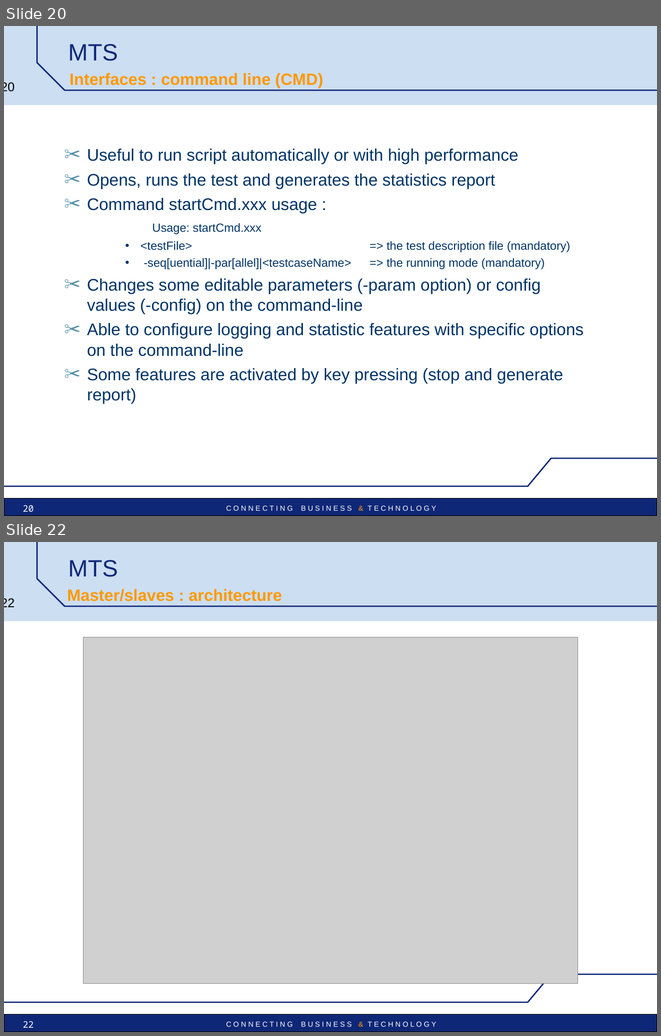
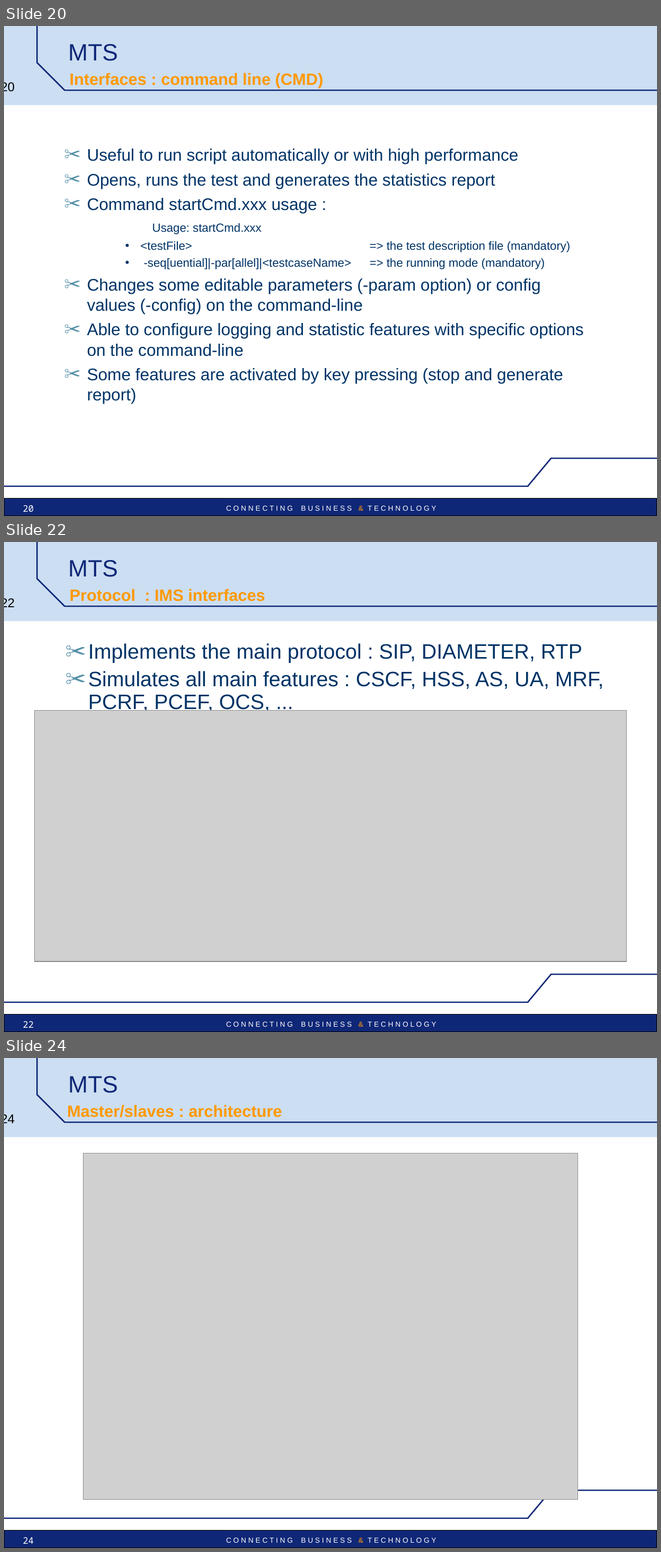
Before and after one commit to uttamhoode9/mts-trunk, a slide deck: mts/src/main/doc/MTS_pres_technical.ppt. Shown one above the other, each under a label of ours: slides 20 and 22 before the commit, slides 20, 22 and 24 after it; the slides between them are not shown. The pictures are 661x1036 and 661x1552 pixels, drawn with LibreOffice and Linux fonts; fonts in the diff are those of the drawing; grey boxes stand for pictures; background and template pictures are left out. Boxes give left, top, right and bottom in pixels: in the first picture for what was removed or moved away, otherwise in the second. Text is boxed around its words. In the diff, an @@ line names an element or a change of style, - is before the commit and + after.

```diff
--- a/mts/src/main/doc/MTS_pres_technical.ppt
+++ b/mts/src/main/doc/MTS_pres_technical.ppt
@@ slide 22 added at <box>4,542,657,1032</box>, background #FFFFFF; not listed: 6 template elements that a slide beside it also shows @@
@@ title added at <box>68,560,118,577</box>, 26 pt, text #0F2777 @@
+MTS
@@ text added at <box>70,589,265,601</box>, 18 pt, text #FF9900, bold @@
+Protocol : IMS interfaces
@@ text added at <box>88,643,604,713</box>, 23 pt, text #003366 @@
+✂ Implements the main protocol : SIP, DIAMETER, RTP
+✂ Simulates all main features : CSCF, HSS, AS, UA, MRF, PCRF, PCEF, OCS, ...
@@ picture added at <box>35,711,626,961</box> @@
@@ page number added at <box>23,1021,34,1027</box>, 10 pt, text #FFFFFF @@
+22
@@ what was slide 22 is now slide 24 @@
@@ page number at <box>4,1114,15,1123</box>: text changed @@
-22
+24
@@ page number at <box>23,1537,34,1543</box>: text changed @@
-22
+24
```
Also in this commit, not shown: 1 slide changed, 1 other slide added.
